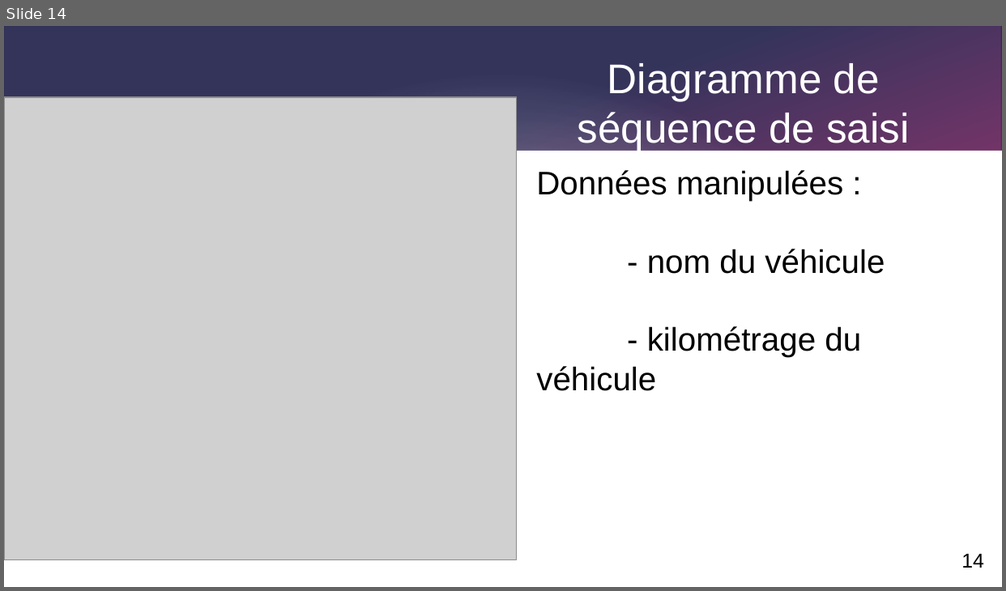
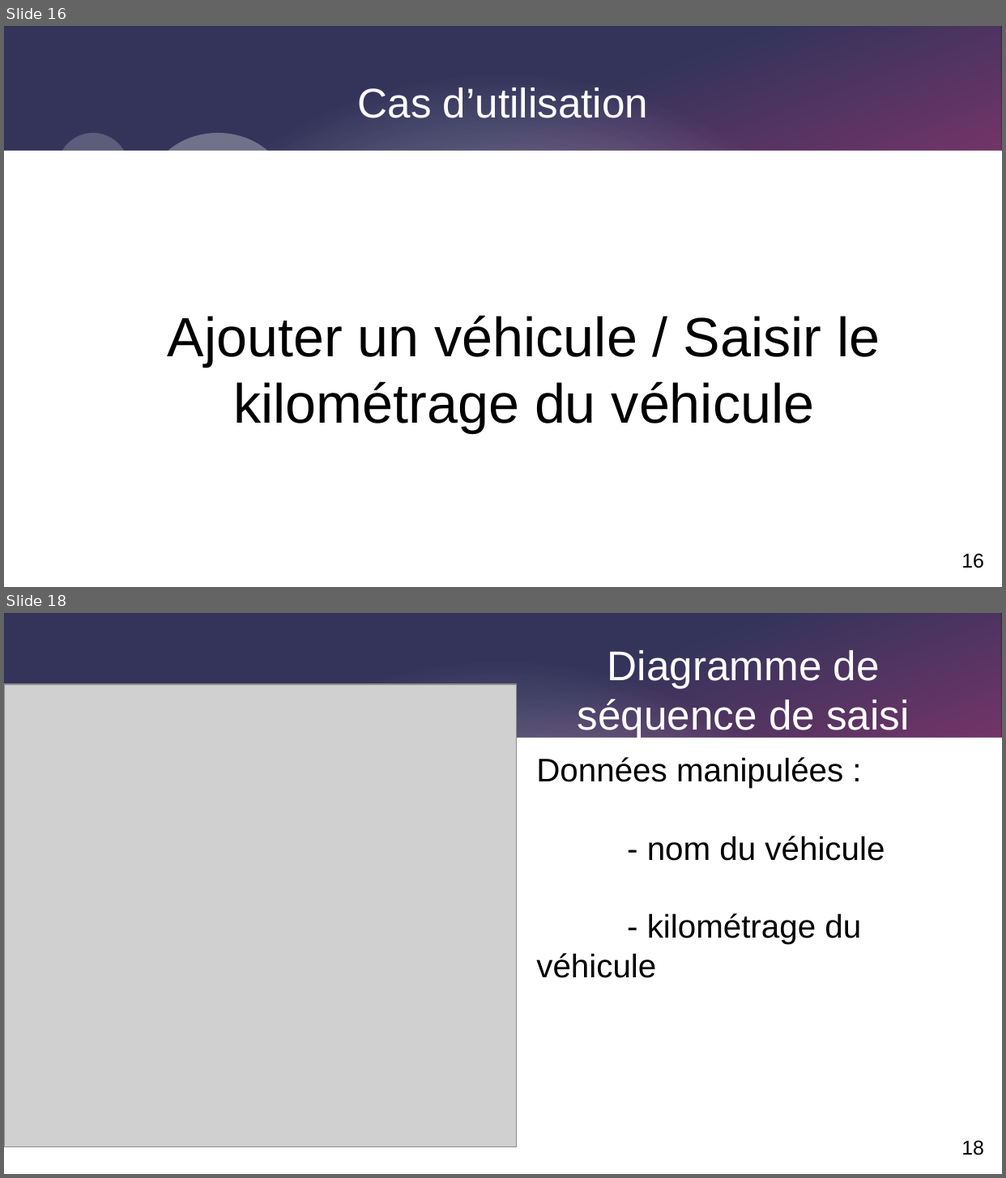
Before and after one commit to Corentinh2/PROJET_GESTIONNAIRE_DE_CHARGE, a slide deck: revue3/diapo_revue_3.odp. Shown one above the other, each under a label of ours: slide 14 before the commit, slides 16 and 18 after it; the slides between them are not shown. The pictures are 1006x591 and 1006x1178 pixels, drawn with LibreOffice and Linux fonts; fonts in the diff are those of the drawing; grey boxes stand for pictures. Boxes give left, top, right and bottom in pixels: in the first picture for what was removed or moved away, otherwise in the second. Text is boxed around its words. In the diff, an @@ line names an element or a change of style, - is before the commit and + after.

```diff
--- a/revue3/diapo_revue_3.odp
+++ b/revue3/diapo_revue_3.odp
@@ slide 16 added at <box>4,26,1002,587</box>, background #FFFFFF; not listed: 3 template elements that a slide beside it also shows @@
@@ title added at <box>358,88,648,118</box>, 33 pt, text #FFFFFF @@
+Cas d’utilisation
@@ ellipse added at <box>57,133,129,204</box>, fill #FFFFFF at 20% opacity @@
@@ ellipse added at <box>147,133,288,258</box>, fill #FFFFFF at 30% opacity @@
@@ text added at <box>168,315,880,433</box>, 44 pt, text #000000 @@
+Ajouter un véhicule / Saisir le kilométrage du véhicule
@@ page number added at <box>961,553,984,569</box>, 16 pt, text #000000 @@
+16
@@ what was slide 14 is now slide 18 @@
@@ page number at <box>961,1140,984,1156</box>: text changed @@
-14
+18
```
Also in this commit, not shown: 9 slides changed, 14 other slides added, 8 slides removed, 4 other files.
